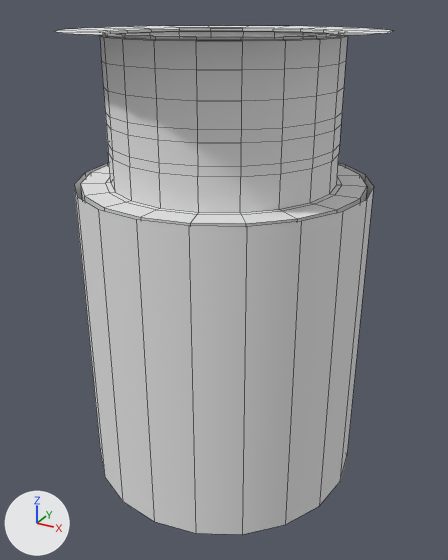
The OBJ model VRRacer/Content/My_Content/Meshes/Level/Level6/Level06_Tunnel_Metal_Tube.obj: old version first, new version second.
One viewpoint serves both versions: a camera (50 mm lens) standing at (-747.0, 9800.0, -448.0) and looking at (-2245.0, 12524.0, -1811.0). Arrows for +X, +Y and +Z are at lower left; the lights stay in place. Mesh edges are drawn as thin lines. Where no turn or scale is listed for an object, it has been applied to the vertices.

Names of what the first picture shows: 'Level06_Tunnel_Metal_Tube'.
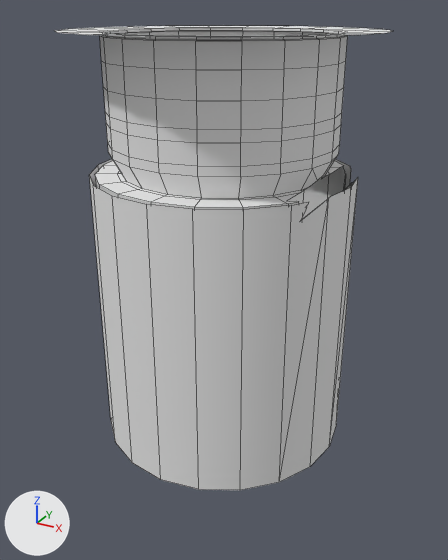
The newer file is also rescaled (x1.116), turned or shifted as a whole; pictures and numbers use the older file's frame.

The change, as JSON lines over the scene's bpy script:
```json
{"block": "me_level06_tunnel_metal_tube", "where": "# used by ob_level06_tunnel_metal_tube; location = (0.0, 0.0, 0.0)"}
{"op": "remove", "block": "me_level06_tunnel_metal_tube", "code": "me_level06_tunnel_metal_tube.from_pydata(...)  # 400 vertices, 380 faces; spans x -3039.0..-1489.0, y 11778.0..13328.0, z -2920.0..-545.0"}
{"op": "add", "block": "me_level06_tunnel_metal_tube", "code": "me_level06_tunnel_metal_tube.from_pydata(...)  # 461 vertices, 392 faces; spans x -3039.0..-1489.0, y 11778.0..13328.0, z -2702.0..-545.0"}
{"block": "me_level06_tunnel_metal_tube", "change": "me_level06_tunnel_metal_tube part 1"}
{"block": "me_level06_tunnel_metal_tube", "change": "19 vertices are removed from x -1838.0..-1508.0, y 12109.0..13139.0, z -2920.0..-1259.0"}
{"block": "me_level06_tunnel_metal_tube", "change": "35 faces are deleted"}
{"block": "me_level06_tunnel_metal_tube", "change": "161 vertices move from x -3019.0..-1540.0, y 11798.0..13309.0, z -2920.0..-1259.0 to x -2940.0..-1615.0, y 11877.0..13230.0, z -2702.0..-1214.0"}
{"block": "me_level06_tunnel_metal_tube", "change": "80 vertices are added at x -1882.0..-1587.0, y 12156.0..13078.0, z -2702.0..-1174.0"}
{"block": "me_level06_tunnel_metal_tube", "change": "47 new faces join them"}
```

Changed parts and their boxes (x1, y1, x2, y2) in the pictures (448 x 560 px; the box of a moved part takes in the faces that stretch with it):
```json
{"object": "Level06_Tunnel_Metal_Tube", "change": "reshaped", "before": [55, 26, 392, 534], "after": [55, 26, 392, 490], "on screen": "9% shorter"}
{"part": 1, "of": "me_level06_tunnel_metal_tube", "change": "moved or reshaped", "before": [74, 152, 374, 534], "after": [89, 155, 358, 490]}
```
